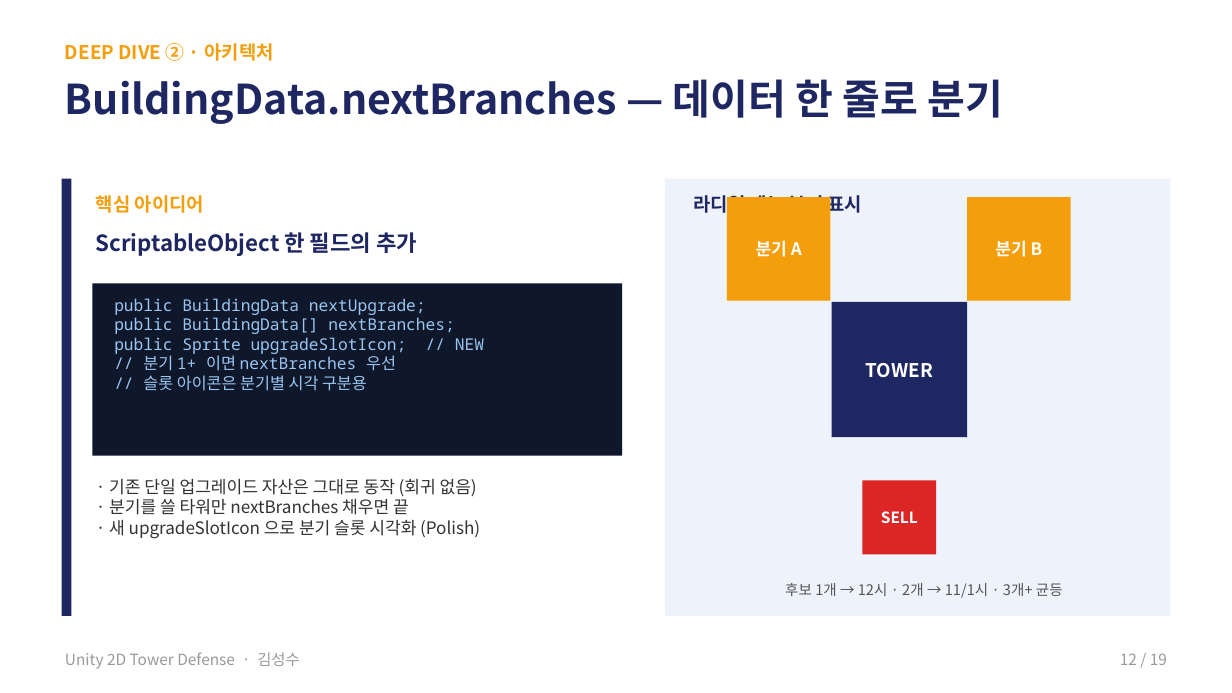
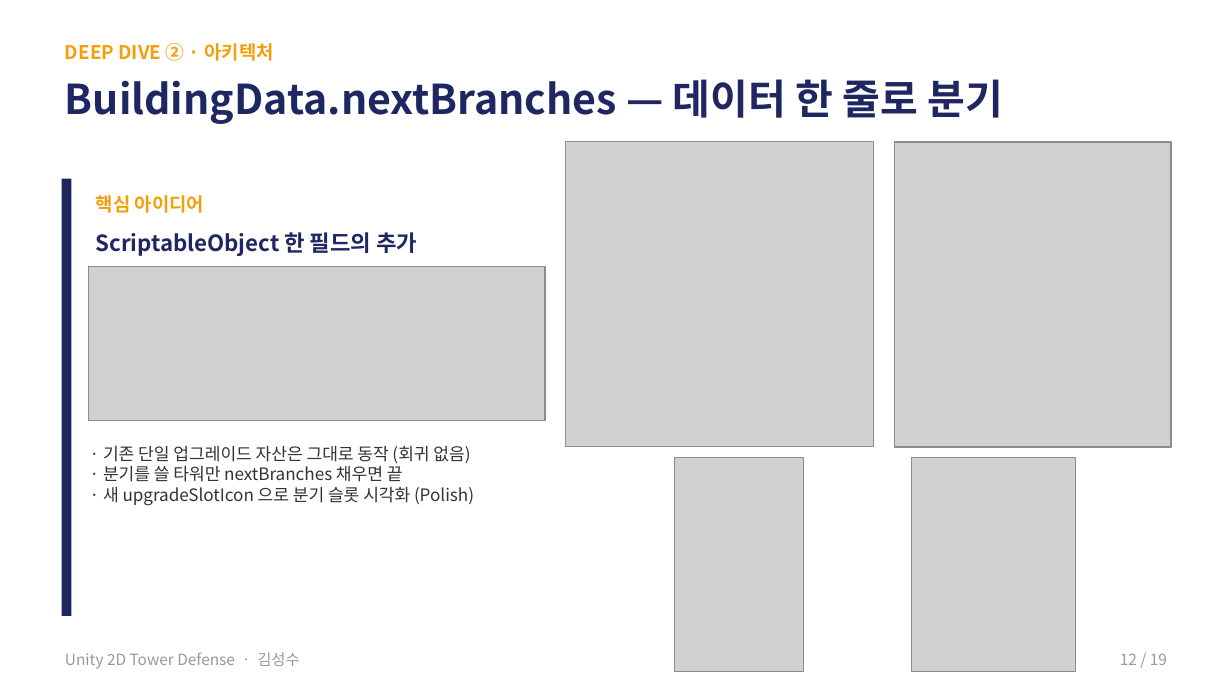
Before and after one commit to Devel-Rocket-ClassRoom/minigame-project-KIM-SUNGSOO, a slide deck: slide 13 of SwordRush 발표자료.pptx. Drawn at 1232x693 pixels with LibreOffice and Linux fonts; fonts in the diff are those of the drawing; grey boxes stand for pictures. Boxes give left, top, right and bottom in pixels: in the first picture for what was removed or moved away, otherwise in the second. Text is boxed around its words. In the diff, an @@ line names an element or a change of style, - is before the commit and + after.

Commit message:
ppt자료 및 타워데이터설정

```diff
--- a/SwordRush 발표자료.pptx
+++ b/SwordRush 발표자료.pptx
@@ picture added at box(565, 142, 873, 447) @@
@@ picture added at box(894, 142, 1170, 447) @@
@@ rectangle removed at box(665, 179, 1170, 616) @@
@@ text removed at box(693, 192, 863, 217) @@
-라디얼 메뉴 분기 표시
@@ rectangle removed at box(727, 197, 830, 301) @@
@@ rectangle removed at box(967, 197, 1071, 301) @@
@@ picture added at box(89, 266, 545, 420) @@
@@ text removed at box(756, 240, 802, 257) @@
-분기 A
@@ text removed at box(995, 240, 1043, 257) @@
-분기 B
@@ rectangle removed at box(92, 283, 622, 456) @@
@@ text removed at box(114, 298, 484, 391) @@
-public BuildingData nextUpgrade;
-public BuildingData[] nextBranches;
-public Sprite upgradeSlotIcon; // NEW
-// 분기 1+ 이면 nextBranches 우선
-// 슬롯 아이콘은 분기별 시각 구분용
@@ rectangle removed at box(832, 302, 967, 437) @@
@@ text removed at box(866, 363, 933, 378) @@
-TOWER
@@ text "· 기존 단일 업그레이드 자산은 ...": place and size @@
-text "· 기존 단일 업그레이드 자산은 ..." at box(109, 479, 480, 539)
+text "· 기존 단일 업그레이드 자산은 ..." at box(103, 446, 474, 506)
@@ picture added at box(675, 457, 803, 671) @@
@@ picture added at box(912, 457, 1076, 671) @@
@@ rectangle removed at box(862, 480, 936, 554) @@
@@ text removed at box(881, 511, 918, 523) @@
-SELL
@@ text removed at box(785, 583, 1063, 598) @@
-후보 1개 → 12시 · 2개 → 11/1시 · 3개+ 균등
```
Also in this commit, not shown: 1 other slide changed, 10 other files.
